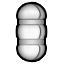
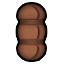
The second 64x64 image is a revision of the first. Changes to its layers:
renamed "Shape 1" to "Shape 11", painted on it over [17, 4, 46, 60]
